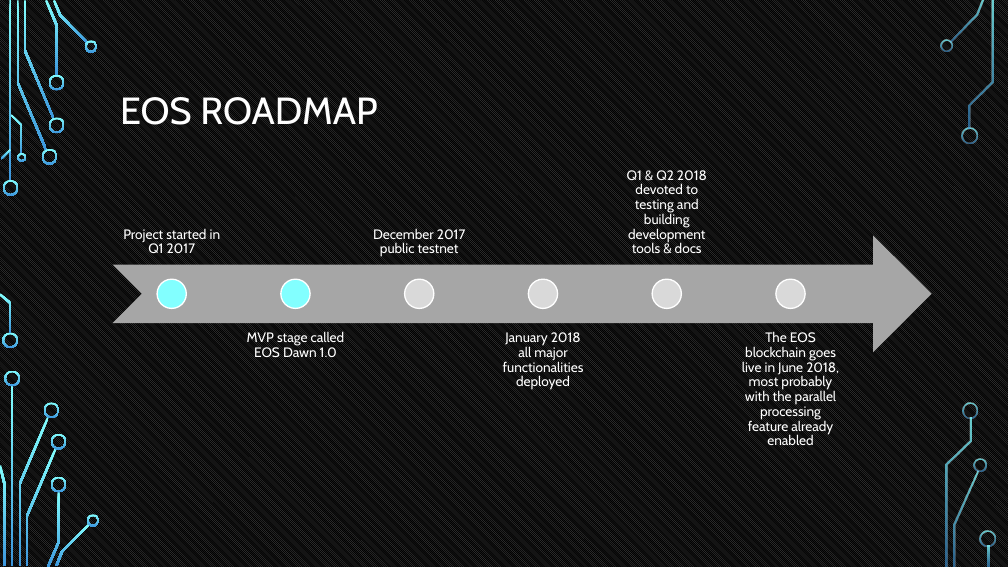
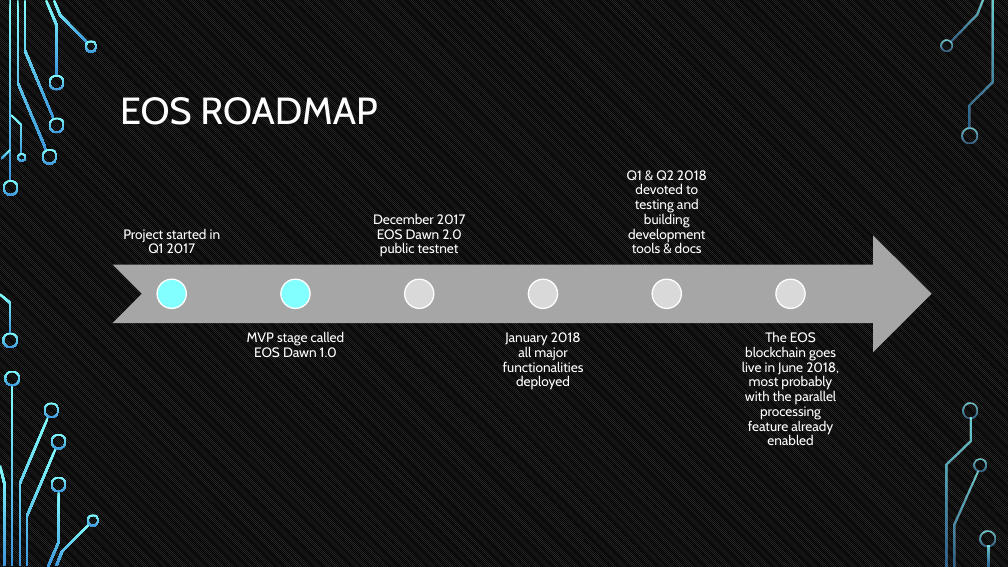
Before and after one commit to tokenika/tokenika.github.io, a slide deck: slide 32 of WarsawBlock(3).pptx. Drawn at 1008x567 pixels with LibreOffice and Linux fonts; fonts in the diff are those of the drawing; background and template pictures are left out. Boxes give left, top, right and bottom in pixels: in the first picture for what was removed or moved away, otherwise in the second. Text is boxed around its words. In the diff, an @@ line names an element or a change of style, - is before the commit and + after.

```diff
--- a/WarsawBlock(3).pptx
+++ b/WarsawBlock(3).pptx
@@ text at [373, 213, 466, 257]: text changed @@
-December 2017
-public testnet
+December 2017
+EOS Dawn 2.0
+public testnet
```
Also in this commit, not shown: 1 other slide changed, 1 other file.
